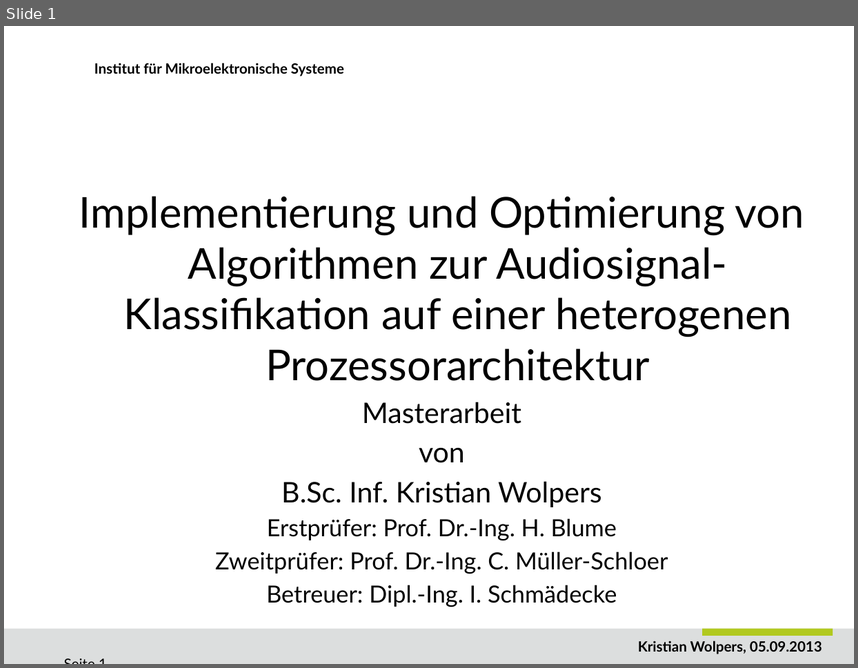
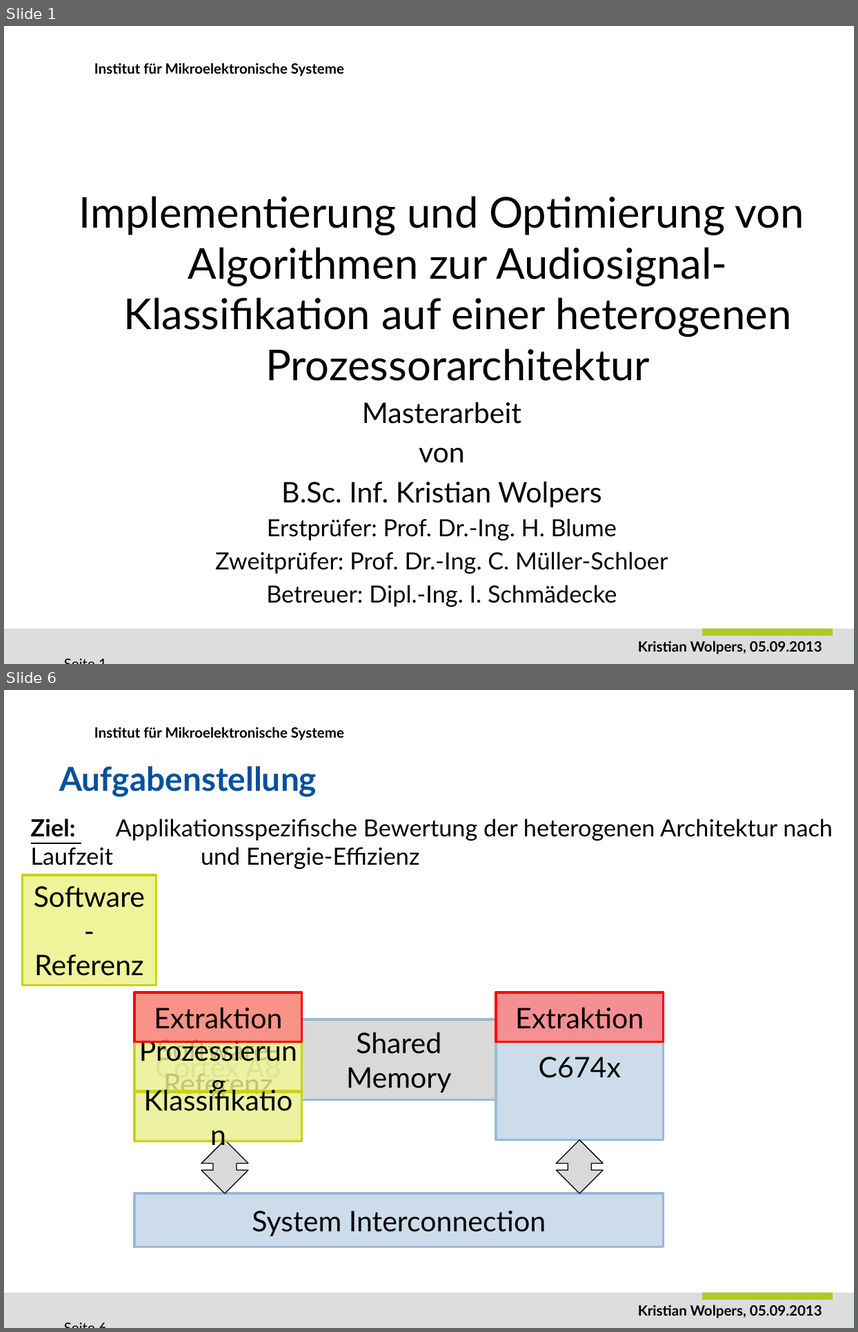
Before and after one commit to DuncanSin/Masterarbeit, a slide deck: Speech/Praesentation1.pptx. Shown one above the other, each under a label of ours: slide 1 before the commit, slides 1 and 6 after it; the slides between them are not shown. The pictures are 858x668 and 858x1332 pixels, drawn with LibreOffice and Linux fonts; fonts in the diff are those of the drawing; background and template pictures are left out. Boxes give left, top, right and bottom in pixels: in the first picture for what was removed or moved away, otherwise in the second. Text is boxed around its words. In the diff, an @@ line names an element or a change of style, - is before the commit and + after.

```diff
--- a/Speech/Praesentation1.pptx
+++ b/Speech/Praesentation1.pptx
@@ slide 6 added at (4, 690, 854, 1328), background #FFFFFF; not listed: 4 template elements that a slide beside it also shows @@
@@ title added at (59, 766, 317, 797), 28 pt, text #00519E, bold @@
+Aufgabenstellung
@@ text added at (31, 818, 833, 869), 20 pt, text #000000 @@
+Ziel: Applikationsspezifische Bewertung der heterogenen Architektur nach Laufzeit und Energie-Effizienz
@@ rectangle added at (23, 876, 156, 986), fill #EFF49B, outline #C8D317 2 pt, 24 pt, text #000000 @@
+Software-
+Referenz
@@ rectangle added at (135, 993, 302, 1140), fill #CCDCEB, outline #99B9D8 2 pt, 24 pt, text #000000 @@
+Cortex A8
@@ rectangle added at (135, 993, 302, 1140), fill #EFF49B at 68% opacity, outline #C8D317 2 pt, 24 pt, text #000000 @@
+Software-
+Referenz
@@ rectangle added at (135, 993, 302, 1042), fill #FF7D7D at 80% opacity, outline #FF0000 2 pt, 24 pt, text #000000 @@
+Extraktion
@@ rectangle added at (496, 993, 664, 1140), fill #CCDCEB, outline #99B9D8 2 pt, 24 pt, text #000000 @@
+C674x
@@ rectangle added at (496, 993, 664, 1042), fill #FF7D7D at 80% opacity, outline #FF0000 2 pt, 24 pt, text #000000 @@
+Extraktion
@@ rectangle added at (301, 1019, 495, 1099), fill #D9D9D9, outline #99B9D8 2 pt, 24 pt, text #000000 @@
+Shared Memory
@@ rectangle added at (135, 1042, 302, 1092), fill #EFF49B at 80% opacity, outline #C8D317 2 pt, 24 pt, text #000000 @@
+Prozessierung
@@ rectangle added at (135, 1092, 302, 1141), fill #EFF49B at 80% opacity, outline #C8D317 2 pt, 24 pt, text #000000 @@
+Klassifikation
@@ up down arrow added at (201, 1140, 248, 1193), fill #D9D9D9, outline #000000 0.75 pt @@
@@ up down arrow added at (557, 1140, 604, 1193), fill #D9D9D9, outline #000000 0.75 pt @@
@@ rectangle added at (135, 1193, 664, 1247), fill #CCDCEB, outline #99B9D8 2 pt, 24 pt, text #000000 @@
+System Interconnection
```
Also in this commit, not shown: 13 slides changed, 2 other slides added, 1 slide removed, 2 other files.
